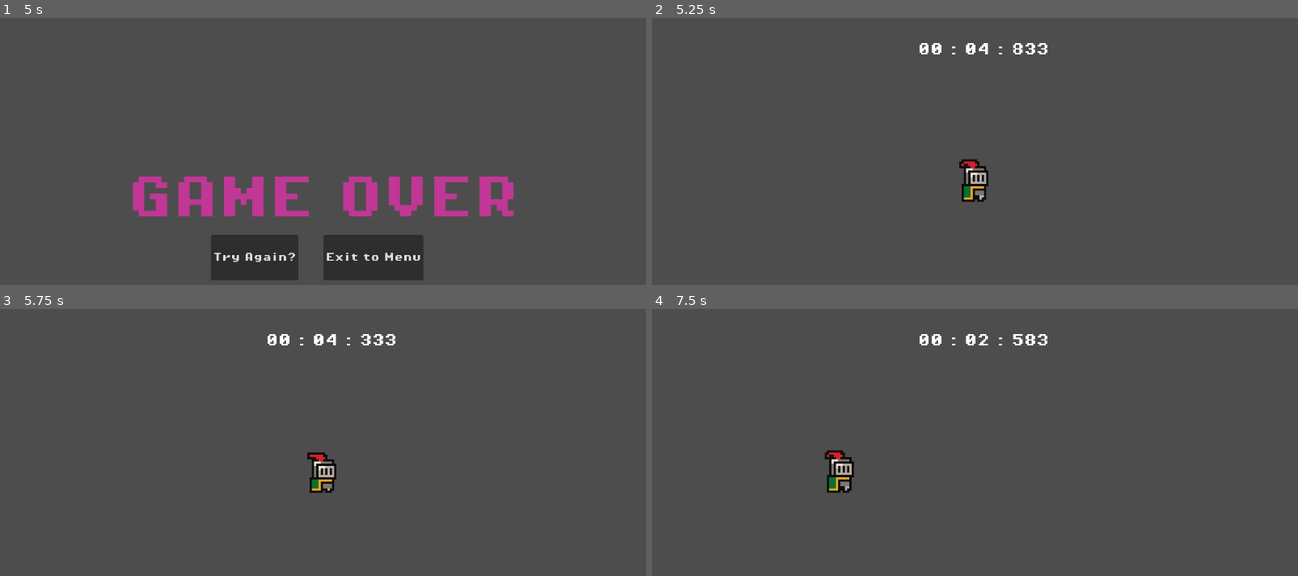
Above: before the commit, frames 1-4 (two rows, left to right).
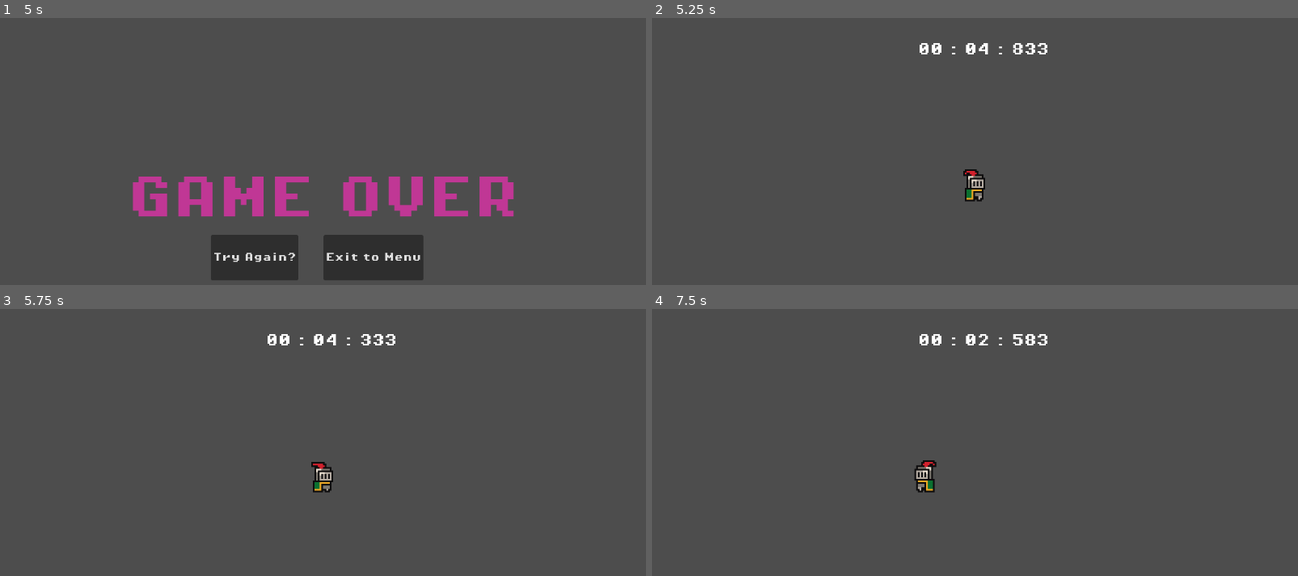
Above: after the commit, the same moments.

Repository: ajpolintan/GMTK_GameJam
Game: Godot game, scene res://Scenes/Main_Menu.tscn
Same seed, same stepped clock (60 frames per second), same inputs: the game is played once before the commit and once after it.
Inputs:
- Up to frame 1 (5 s): click "Start" at 0.5 s; hold Right (move_right) 1.28-2.78 s; tap Space (jump) at 1.52, 2.27, 3.77, 4.52 s; hold Left (move_left) 2.78-3.53 s; hold Right (move_right) from 3.53 s (still down)
- Up to frame 2 (5.25 s): release Right (move_right) at 5 s; click "Try Again?" at 5 s
- Up to frame 3 (5.75 s): no input
- Up to frame 4 (7.5 s): hold Left (move_left) 5.78-6.53 s; tap Space (jump) at 6.02 s; hold Right (move_right) 6.53-7.28 s; hold Left (move_left) from 7.28 s (still down)

Frame 1 is identical in both runs. In frame 2, 0.4% of the frame differs, in the area x 47-53%, y 53-69%; in frame 3, 0.4%; in frame 4, 0.9%, in the area x 26-45%, y 53-69%.

Commit message:
Game

Diff:
--- a/Scripts/game_over.gd
+++ b/Scripts/game_over.gd
@@ -12,7 +12,7 @@
 
 
 func _on_try_again_pressed() -> void:
-	get_tree().change_scene_to_file("res://JakeTest.tscn")
+	get_tree().change_scene_to_file("res://Scenes/Game.tscn")
 
 
 func _on_exit_to_menu_pressed() -> void:
Not shown: 1 places in JakeTest.tscn that only renumber resources
Not shown: 1 places in Scenes/Game.tscn that only renumber resources
